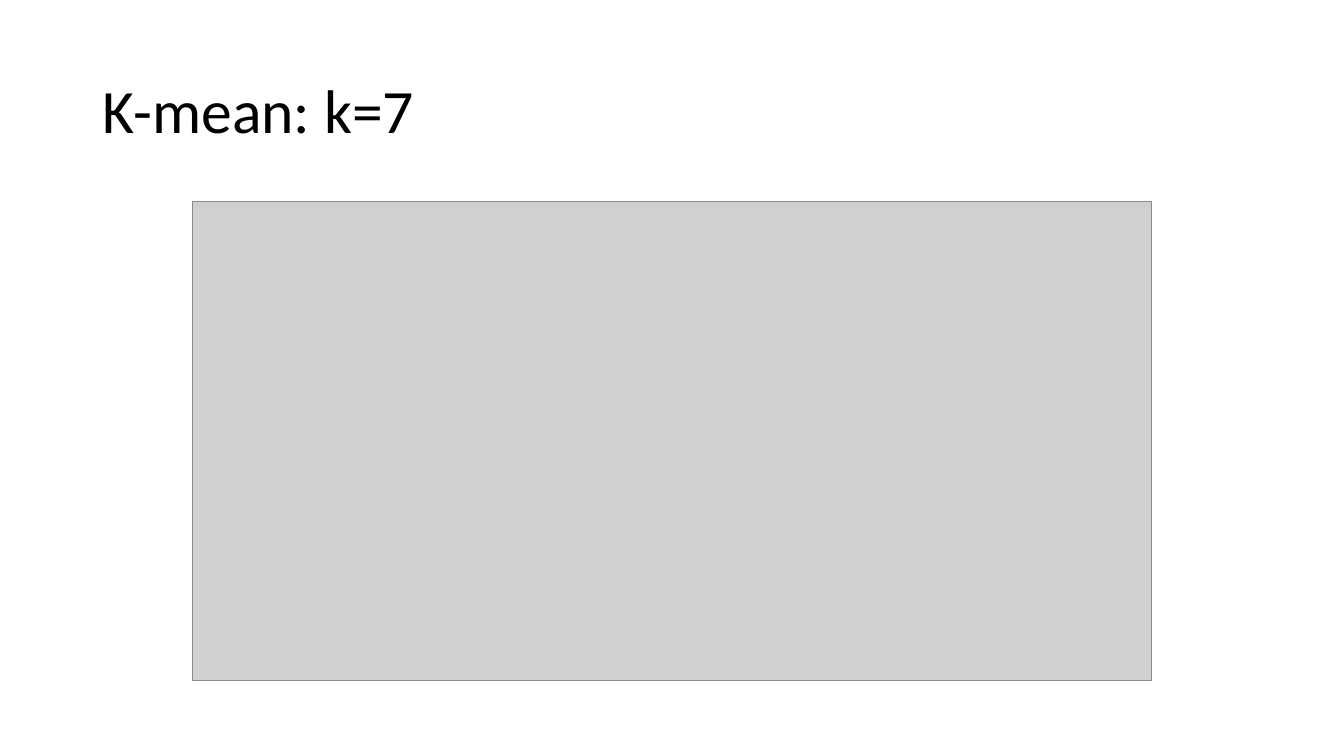
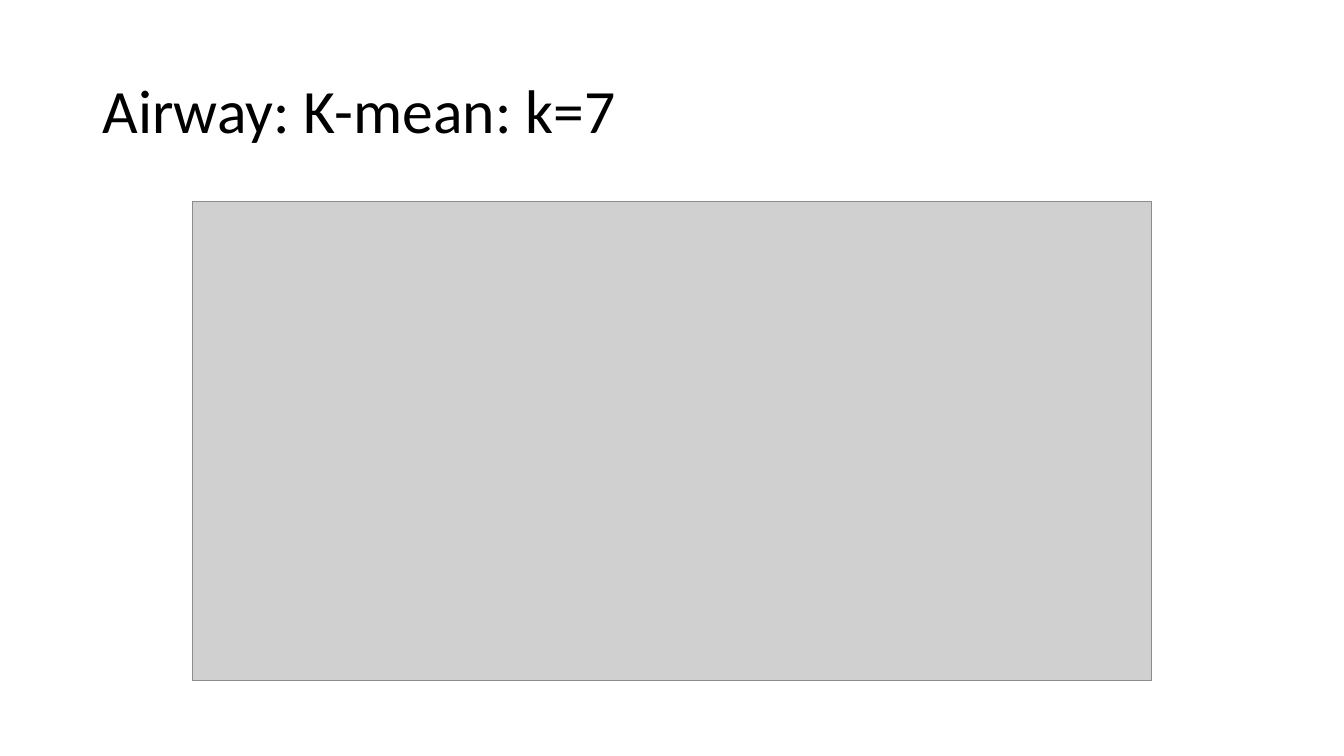
Before and after one commit to clintko/DukeDataPlus2018_DLSC, a slide deck: slide 7 of process_images/meeting618.pptx (slide 6 before the commit). Drawn at 1344x756 pixels with LibreOffice and Linux fonts; fonts in the diff are those of the drawing; grey boxes stand for pictures. Boxes give left, top, right and bottom in pixels: in the first picture for what was removed or moved away, otherwise in the second. Text is boxed around its words. In the diff, an @@ line names an element or a change of style, - is before the commit and + after.

```diff
--- a/process_images/meeting618.pptx
+++ b/process_images/meeting618.pptx
@@ title at (x1=102, y1=90, x2=616, y2=143): text changed @@
-K-mean: k=7
+Airway: K-mean: k=7
```
Also in this commit, not shown: 2 other slides changed, 3 slides added.
